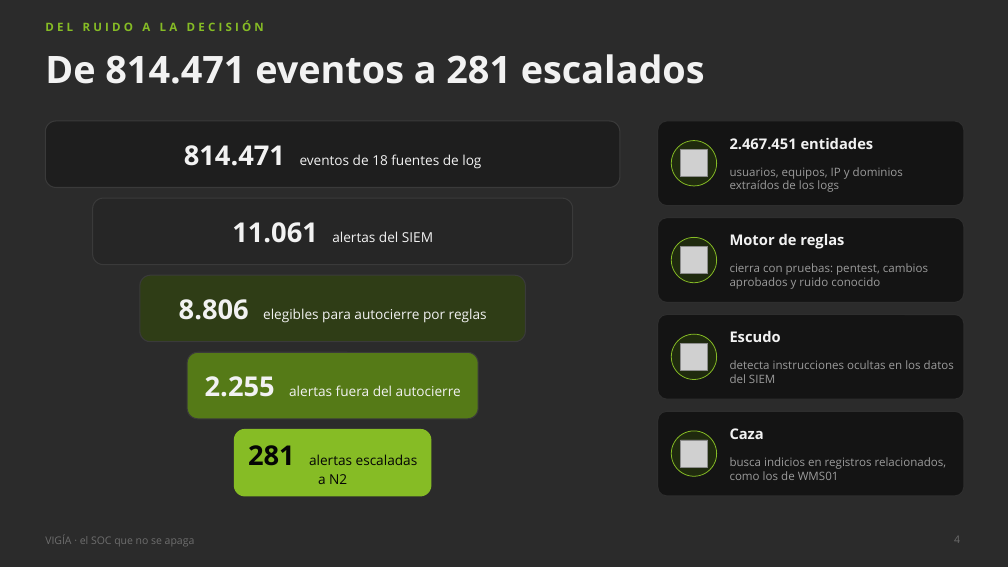
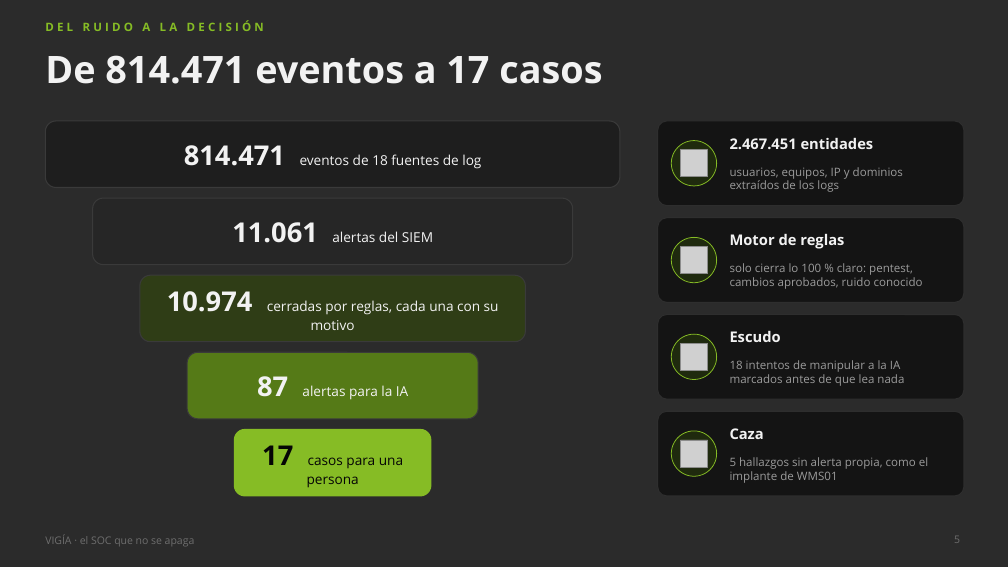
Before and after one commit to marcmarti9/Hack-2026-27, a slide deck: slide 5 of docs/presentacion/VIGIA_presentacion.pptx (slide 4 before the commit). Drawn at 1008x567 pixels with LibreOffice and Linux fonts; fonts in the diff are those of the drawing; grey boxes stand for pictures; background and template pictures are left out; a plain dark background stands for a picture behind light text. Boxes give left, top, right and bottom in pixels: in the first picture for what was removed or moved away, otherwise in the second. Text is boxed around its words. In the diff, an @@ line names an element or a change of style, - is before the commit and + after.

```diff
--- a/docs/presentacion/VIGIA_presentacion.pptx
+++ b/docs/presentacion/VIGIA_presentacion.pptx
@@ title at (x1=45, y1=55, x2=602, y2=84): text changed @@
-De 814.471 eventos a 281 escalados
+De 814.471 eventos a 17 casos
@@ text at (x1=730, y1=263, x2=923, y2=289): text changed @@
-cierra con pruebas: pentest, cambios aprobados y ruido conocido
+solo cierra lo 100 % claro: pentest, cambios aprobados, ruido conocido
@@ text at (x1=167, y1=291, x2=499, y2=330): text changed @@
-8.806 elegibles para autocierre por reglas
+10.974 cerradas por reglas, cada una con su motivo
@@ text at (x1=257, y1=376, x2=408, y2=400): text changed @@
-2.255 alertas fuera del autocierre
+87 alertas para la IA
@@ text at (x1=730, y1=360, x2=904, y2=386): text changed @@
-detecta instrucciones ocultas en los datos del SIEM
+18 intentos de manipular a la IA marcados antes de que lea nada
@@ text at (x1=262, y1=445, x2=403, y2=488): text changed @@
-281 alertas escaladas a N2
+17 casos para una persona
@@ text at (x1=730, y1=457, x2=928, y2=483): text changed @@
-busca indicios en registros relacionados, como los de WMS01
+5 hallazgos sin alerta propia, como el implante de WMS01
@@ page number at (x1=954, y1=536, x2=960, y2=543): text changed @@
-4
+5
```
Also in this commit, not shown: 11 other slides changed, 1 slide added, 2 other files.
